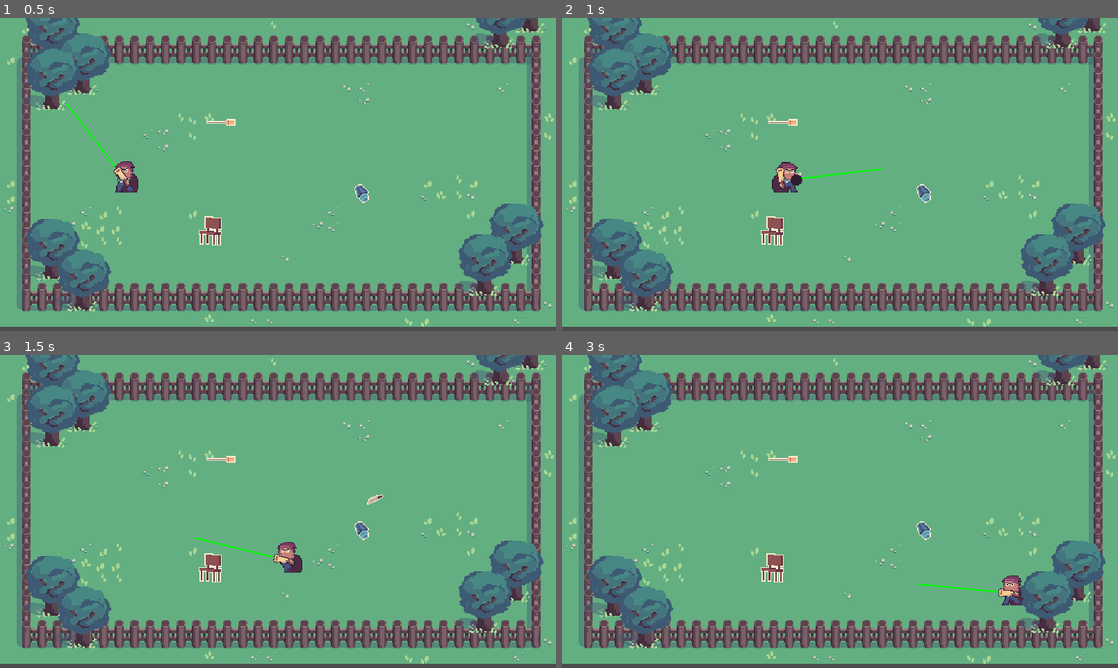
Above: before the commit, frames 1-4 (two rows, left to right).
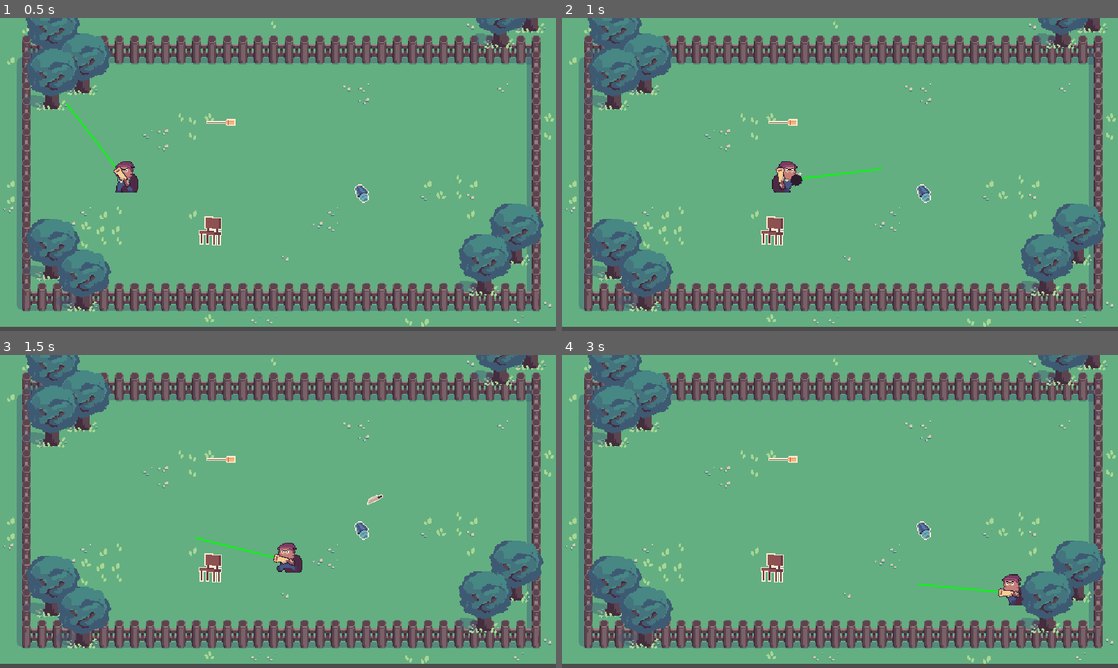
Above: after the commit, the same moments.

Repository: OceanBoy612/BrackeysJam2021
Game: Godot game, scene res://Code/World.tscn
The game is run twice, just before and just after one commit, with the same random seed, the same clock (stepped at 60 frames per second) and the same inputs.
Inputs (mouse positions are in pixels of both pictures, inside the frame that each line leads up to):
- Up to frame 1 (0.5 s): no input
- Up to frame 2 (1 s): tap Enter (ui_accept) at 0.5, 0.77 s; move the mouse to (962, 158) at 0.52 s; hold Right (ui_right) from 0.53 s (still down)
- Up to frame 3 (1.5 s): move the mouse to (166, 527) at 1.27 s; release Right (ui_right) at 1.28 s; hold Down (ui_down) from 1.28 s (still down)
- Up to frame 4 (3 s): tap Enter (ui_accept) at 1.52 s; move the mouse to (895, 442) at 2.02 s; release Down (ui_down) at 2.03 s; hold Right (ui_right) 2.03-2.78 s; move the mouse to (812, 574) at 2.77 s; hold Up (ui_up) from 2.78 s (still down)

Frame 1 is identical in both runs. In frame 2, 0.1% of the frame differs, in the area x 38-43%, y 45-56%; in frame 3, 0.1%; in frame 4, 0.1%, in the area x 79-83%, y 70-80%.

Commit message:
Updated player walk speed

Diff:
--- a/src/Art/Spriteframes/Player_spriteframes.tres
+++ b/src/Art/Spriteframes/Player_spriteframes.tres
@@ -4,54 +4,54 @@
 [ext_resource path="res://Art/Pngs/Farmer walk-Sheet.png" type="Texture" id=2]
 
 [sub_resource type="AtlasTexture" id=1]
-atlas = ExtResource( 1 )
+atlas = ExtResource( 2 )
 region = Rect2( 0, 0, 32, 32 )
 
 [sub_resource type="AtlasTexture" id=2]
-atlas = ExtResource( 1 )
+atlas = ExtResource( 2 )
 region = Rect2( 32, 0, 32, 32 )
 
 [sub_resource type="AtlasTexture" id=3]
-atlas = ExtResource( 1 )
+atlas = ExtResource( 2 )
 region = Rect2( 64, 0, 32, 32 )
 
 [sub_resource type="AtlasTexture" id=4]
-atlas = ExtResource( 1 )
+atlas = ExtResource( 2 )
 region = Rect2( 96, 0, 32, 32 )
 
 [sub_resource type="AtlasTexture" id=5]
 atlas = ExtResource( 2 )
-region = Rect2( 0, 0, 32, 32 )
+region = Rect2( 128, 0, 32, 32 )
 
 [sub_resource type="AtlasTexture" id=6]
 atlas = ExtResource( 2 )
+region = Rect2( 160, 0, 32, 32 )
+
+[sub_resource type="AtlasTexture" id=7]
+atlas = ExtResource( 1 )
+region = Rect2( 0, 0, 32, 32 )
+
+[sub_resource type="AtlasTexture" id=8]
+atlas = ExtResource( 1 )
 region = Rect2( 32, 0, 32, 32 )
 
-[sub_resource type="AtlasTexture" id=7]
-atlas = ExtResource( 2 )
+[sub_resource type="AtlasTexture" id=9]
+atlas = ExtResource( 1 )
 region = Rect2( 64, 0, 32, 32 )
 
-[sub_resource type="AtlasTexture" id=8]
-atlas = ExtResource( 2 )
+[sub_resource type="AtlasTexture" id=10]
+atlas = ExtResource( 1 )
 region = Rect2( 96, 0, 32, 32 )
-
-[sub_resource type="AtlasTexture" id=9]
-atlas = ExtResource( 2 )
-region = Rect2( 128, 0, 32, 32 )
-
-[sub_resource type="AtlasTexture" id=10]
-atlas = ExtResource( 2 )
-region = Rect2( 160, 0, 32, 32 )
 
 [resource]
 animations = [ {
-"frames": [ SubResource( 1 ), SubResource( 2 ), SubResource( 3 ), SubResource( 4 ) ],
+"frames": [ SubResource( 1 ), SubResource( 2 ), SubResource( 3 ), SubResource( 4 ), SubResource( 5 ), SubResource( 6 ) ],
+"loop": true,
+"name": "Walk",
+"speed": 18.0
+}, {
+"frames": [ SubResource( 7 ), SubResource( 8 ), SubResource( 9 ), SubResource( 10 ) ],
 "loop": true,
 "name": "Idle",
 "speed": 5.0
-}, {
-"frames": [ SubResource( 5 ), SubResource( 6 ), SubResource( 7 ), SubResource( 8 ), SubResource( 9 ), SubResource( 10 ) ],
-"loop": true,
-"name": "Walk",
-"speed": 15.0
 } ]
